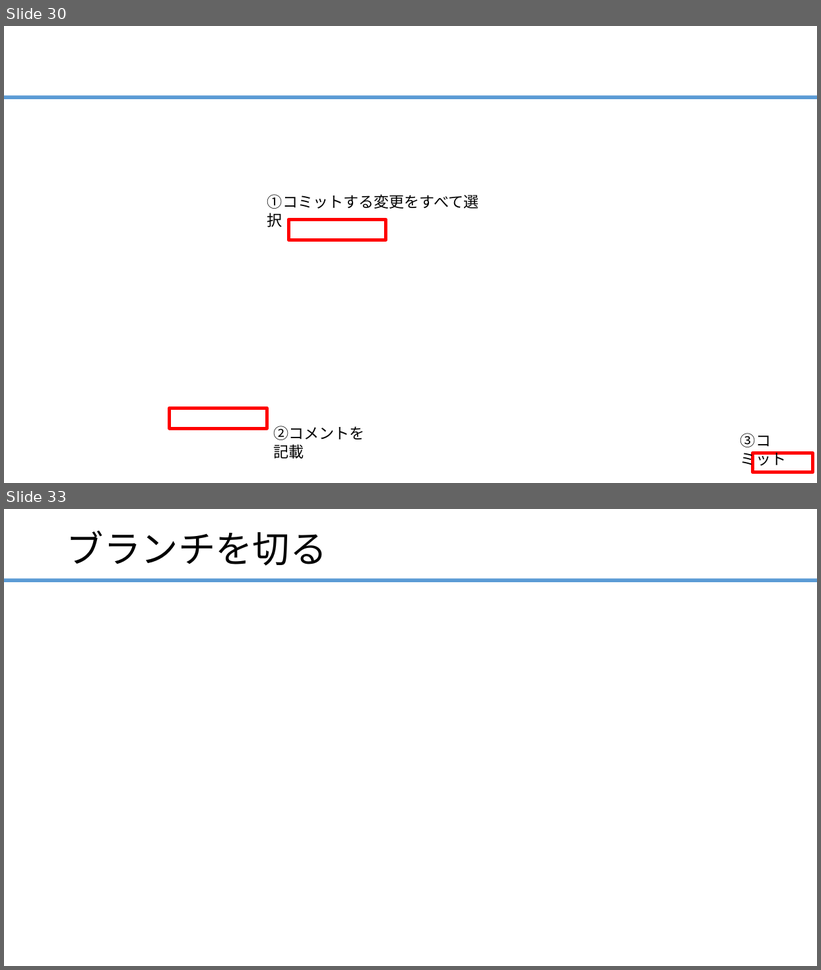
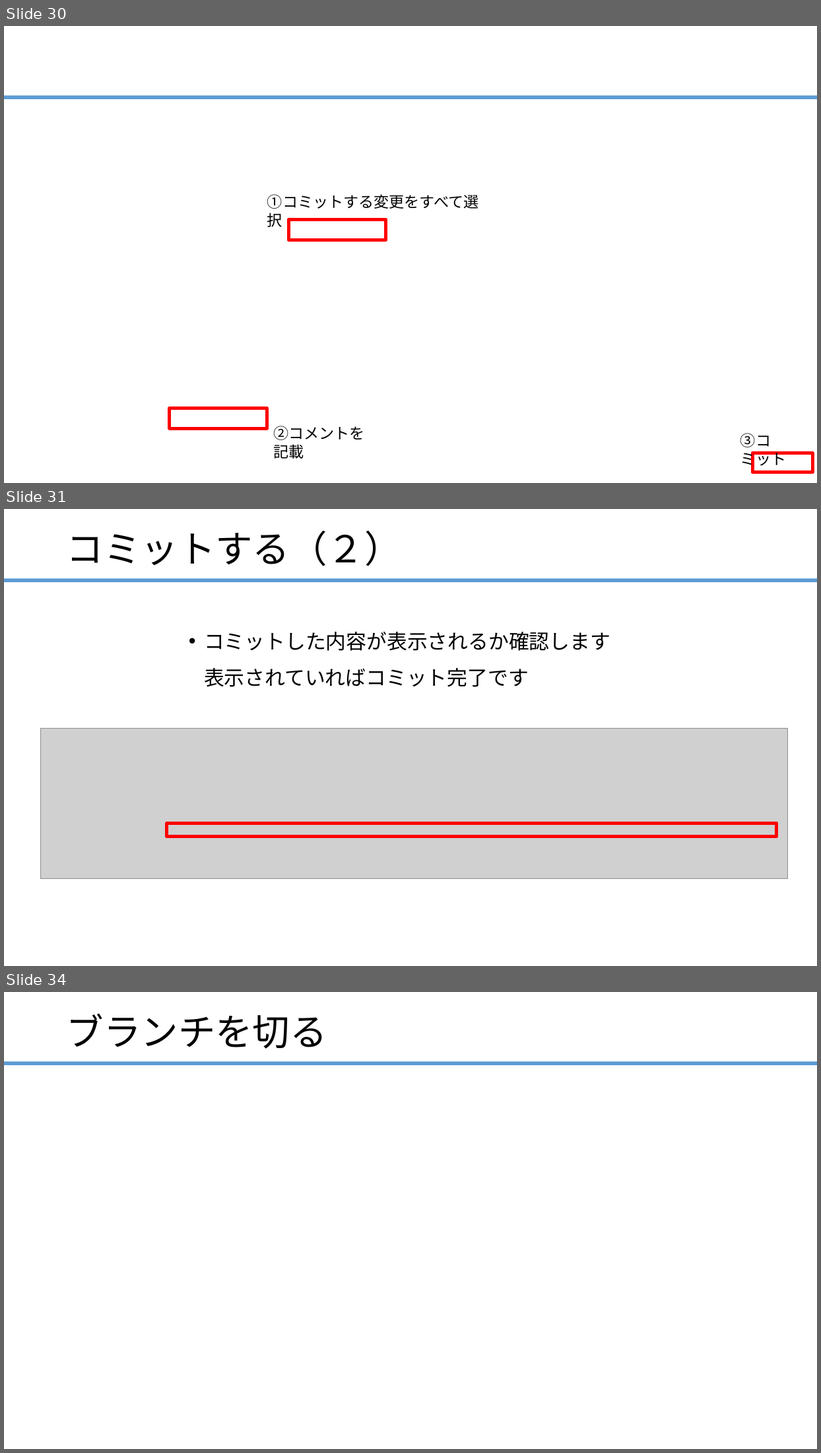
Before and after one commit to ainsAins/git4beginners, a slide deck: ハンズオン_Git入門.pptx. Shown one above the other, each under a label of ours: slides 30 and 33 before the commit, slides 30, 31 and 34 after it; the slides between them are not shown. The pictures are 821x970 and 821x1453 pixels, drawn with LibreOffice and Linux fonts; fonts in the diff are those of the drawing; grey boxes stand for pictures; background and template pictures are left out. Boxes give left, top, right and bottom in pixels: in the first picture for what was removed or moved away, otherwise in the second. Text is boxed around its words. In the diff, an @@ line names an element or a change of style, - is before the commit and + after.

```diff
--- a/ハンズオン_Git入門.pptx
+++ b/ハンズオン_Git入門.pptx
@@ slide 31 added at (x1=4, y1=509, x2=817, y2=966), background #FFFFFF; not listed: 1 template element that a slide beside it also shows @@
@@ title added at (x1=67, y1=531, x2=402, y2=566), 44 pt, text #000000 @@
+コミットする（２）
@@ text added at (x1=204, y1=632, x2=611, y2=687), 24 pt, text #000000 @@
+• コミットした内容が表示されるか確認します
+  表示されていればコミット完了です
@@ picture added at (x1=40, y1=729, x2=788, y2=879) @@
@@ rectangle added at (x1=167, y1=824, x2=777, y2=836), outline #FF0000 4 pt @@
@@ what was slide 33 is now slide 34 @@
```
Also in this commit, not shown: 2 slides changed.
